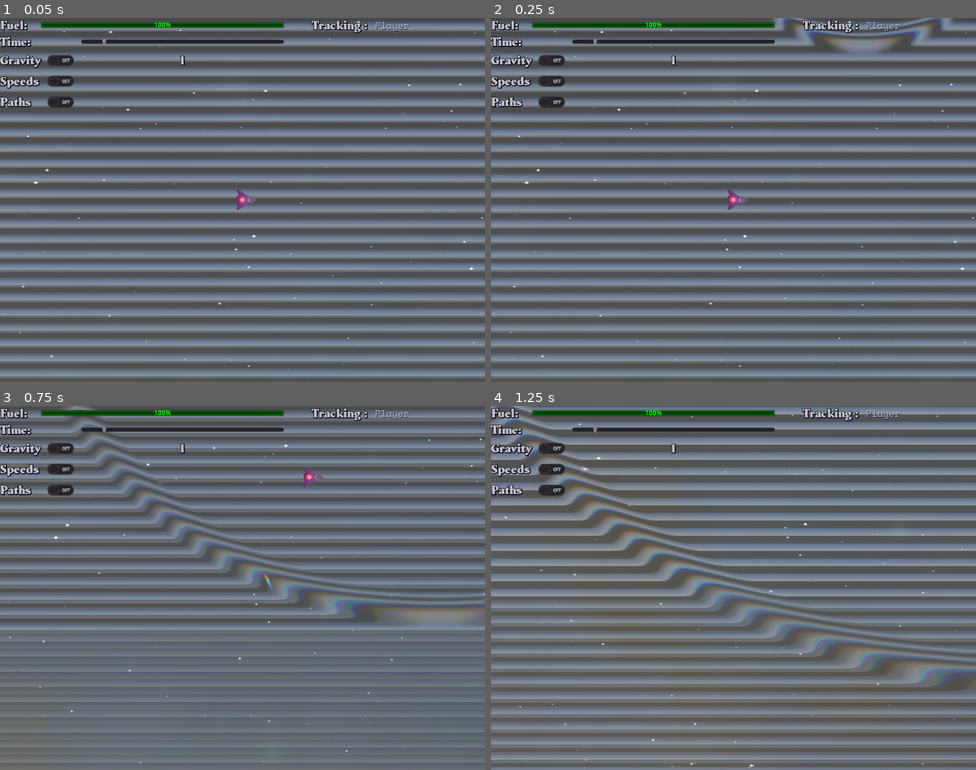
Above: before the commit, frames 1-4 (two rows, left to right).
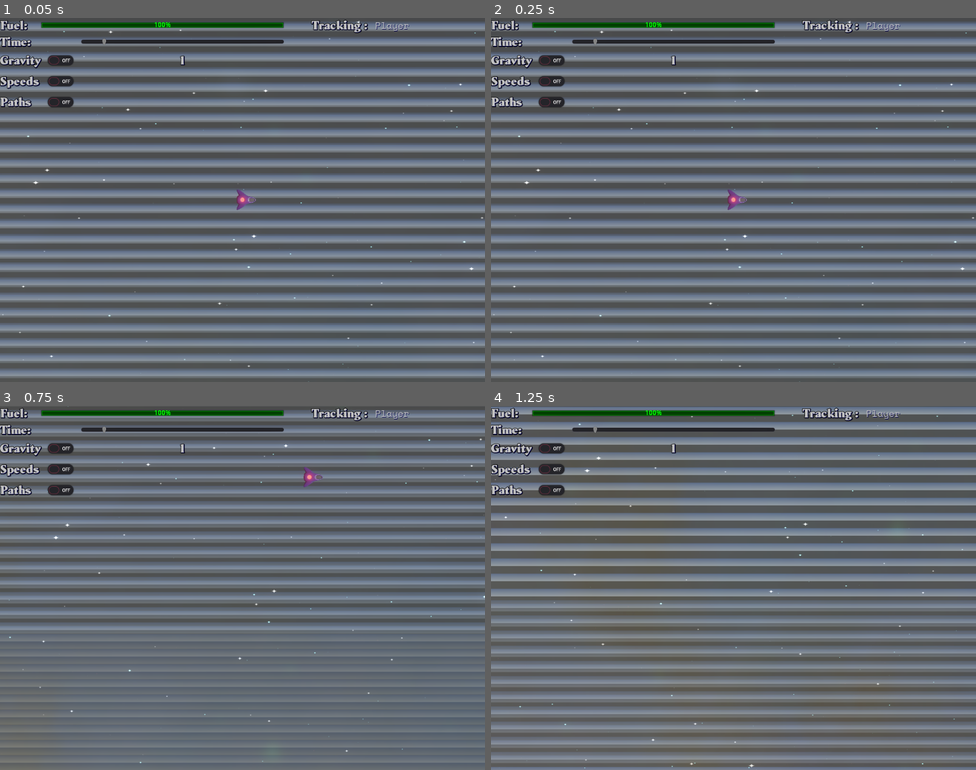
Above: after the commit, the same moments.

Repository: matheusfillipe/Space-Explorer
Game: Godot game, scene res://scenes/World.tscn
Two runs of this game, one before a commit and one after it. Both use one fixed random seed, a clock stepped at 60 frames per second and the inputs below. A sky picture missing from this copy of the repository is replaced by a grey-blue gradient.
Inputs (mouse positions are in pixels of both pictures, inside the frame that each line leads up to):
- Up to frame 1 (0.05 s): no input
- Up to frame 2 (0.25 s): no input
- Up to frame 3 (0.75 s): tap Enter at 0.5 s; drag from (242, 588) to (291, 507) at 0.52 s
- Up to frame 4 (1.25 s): no input

Frame 1 is identical in both runs. In frame 2, 1.4% of the frame differs, in the area x 58-96%, y 0-10%; in frame 3, 5.4%; in frame 4, 8.1%, in the area x 0-100%, y 0-79%.

Commit message:
Wave emitter
Fix some bugs with the hud tracking deleted instances
Added Emitter effect node

Diff:
--- a/effects/Wave.gd
+++ b/effects/Wave.gd
@@ -1,13 +1,19 @@
 extends Node2D
 
 export(float, 1.5, 10.0) var lifetime = 3;
+export(float, 0.0, 1.0) var strength = 0.01;
 
 onready var timer = $FadeTimer
 onready var player = $FadePlayer
+onready var sprite = $Explosion/Sprite
 
 func _ready():
+	sprite.material.set_shader_param("force", strength)
 	timer.wait_time = lifetime - 1
 	timer.start()
+
+func _free():
+	player.play("fade")
 
 func _on_FadeTimer_timeout():
 	player.play("fade")
--- /dev/null
+++ b/effects/WaveEmitter.gd
@@ -0,0 +1,39 @@
+extends Node2D
+
+export(float, 0, 1000000.0) var lifetime = 60;
+export(float, 0.1, 10.0) var period = 1;
+export(PackedScene) var spawn = preload("res://effects/ShockWave.tscn")
+export(Dictionary) var spawn_props = {"lifetime": 10.0}
+
+onready var period_timer = $PeriodTimer
+onready var life_timer = $LifeTimer
+onready var player = $AnimationPlayer
+
+var freeing = false
+
+func _ready():
+	period_timer.wait_time = period
+	life_timer.wait_time = lifetime
+	if lifetime > 0:
+		life_timer.start()
+	spawn_wave()
+
+func spawn_wave():
+	var node = spawn.instance()
+	# node.global_position = global_position
+	node.scale = scale
+	for key in spawn_props:
+		var value = spawn_props[key]
+		node.set(key, value)
+	add_child(node)
+
+func _on_LifeTimer_timeout():
+	freeing = true
+	player.play("fade")
+
+func _on_PeriodTimer_timeout():
+	if not freeing:
+		spawn_wave()
+
+func _on_AnimationPlayer_animation_finished(_anim_name):
+	queue_free()
--- /dev/null
+++ b/effects/WaveEmitter.tscn
@@ -0,0 +1,51 @@
+[gd_scene load_steps=4 format=2]
+
+[ext_resource path="res://effects/WaveEmitter.gd" type="Script" id=1]
+
+[sub_resource type="Animation" id=2]
+length = 0.001
+tracks/0/type = "value"
+tracks/0/path = NodePath(".:modulate")
+tracks/0/interp = 1
+tracks/0/loop_wrap = true
+tracks/0/imported = false
+tracks/0/enabled = true
+tracks/0/keys = {
+"times": PoolRealArray( 0 ),
+"transitions": PoolRealArray( 1 ),
+"update": 0,
+"values": [ Color( 1, 1, 1, 1 ) ]
+}
+
+[sub_resource type="Animation" id=1]
+resource_name = "fade"
+tracks/0/type = "value"
+tracks/0/path = NodePath(".:modulate")
+tracks/0/interp = 1
+tracks/0/loop_wrap = true
+tracks/0/imported = false
+tracks/0/enabled = true
+tracks/0/keys = {
+"times": PoolRealArray( 0, 1 ),
+"transitions": PoolRealArray( 1, 1 ),
+"update": 0,
+"values": [ Color( 1, 1, 1, 1 ), Color( 1, 1, 1, 0 ) ]
+}
+
+[node name="WaveEmitter" type="Node2D"]
+script = ExtResource( 1 )
+
+[node name="PeriodTimer" type="Timer" parent="."]
+autostart = true
+
+[node name="LifeTimer" type="Timer" parent="."]
+wait_time = 10.0
+one_shot = true
+
+[node name="AnimationPlayer" type="AnimationPlayer" parent="."]
+anims/RESET = SubResource( 2 )
+anims/fade = SubResource( 1 )
+
+[connection signal="timeout" from="PeriodTimer" to="." method="_on_PeriodTimer_timeout"]
+[connection signal="timeout" from="LifeTimer" to="." method="_on_LifeTimer_timeout"]
+[connection signal="animation_finished" from="AnimationPlayer" to="." method="_on_AnimationPlayer_animation_finished"]
--- a/objects/Camera.gd
+++ b/objects/Camera.gd
@@ -83,6 +83,9 @@
 		attached = true
 
 	if attached:
+		if not is_instance_valid(track_object):
+			attached = false
+			return
 		global_position = track_object.global_position
 		hud.set_tracking(track_object)
 
--- a/objects/Player.gd
+++ b/objects/Player.gd
@@ -32,7 +32,7 @@
 
 	# Spin
 	if input_vector.x:
-		apply_torque_impulse(power * input_vector.x)
+		apply_torque_impulse(power * input_vector.x * power)
 		PlayerState.consume(delta, spin_fuel_consunption_rate)
 
 		# Spin left
--- a/scenes/HUD.gd
+++ b/scenes/HUD.gd
@@ -98,6 +98,6 @@
 func _on_DataTimer_timeout():
 	if not is_tracking:
 		return
-	if tracking_body:
+	if tracking_body and is_instance_valid(tracking_body):
 		update_data(tracking_body)
 		data_timer.start(data_update_time)
--- a/scenes/World.tscn
+++ b/scenes/World.tscn
@@ -14,7 +14,7 @@
 [ext_resource path="res://scenes/DrawingCanvas.gd" type="Script" id=12]
 [ext_resource path="res://objects/Refuel.tscn" type="PackedScene" id=13]
 [ext_resource path="res://effects/Explosion.tscn" type="PackedScene" id=14]
-[ext_resource path="res://effects/ShockWave.tscn" type="PackedScene" id=15]
+[ext_resource path="res://effects/WaveEmitter.tscn" type="PackedScene" id=15]
 
 [sub_resource type="Environment" id=1]
 background_mode = 4
@@ -295,9 +295,18 @@
 [node name="BlackHole" parent="BlackHoles" instance=ExtResource( 9 )]
 position = Vector2( -6189, 15870 )
 
-[node name="Wave" parent="." instance=ExtResource( 15 )]
-position = Vector2( -565, 5707 )
+[node name="WaveEmitter" parent="BlackHoles/BlackHole" instance=ExtResource( 15 )]
+lifetime = 0.0
+
+[node name="Waves" type="Node2D" parent="."]
+visible = false
+
+[node name="WaveEmitter2" parent="Waves" instance=ExtResource( 15 )]
+position = Vector2( 498, 4877 )
 lifetime = 10.0
+spawn_props = {
+"lifetime": 10.0
+}
 
 [connection signal="time_scale_changed" from="HUD" to="." method="_on_HUD_time_scale_changed"]
 [connection signal="toggle_paths" from="HUD" to="." method="_on_HUD_toggle_paths"]
